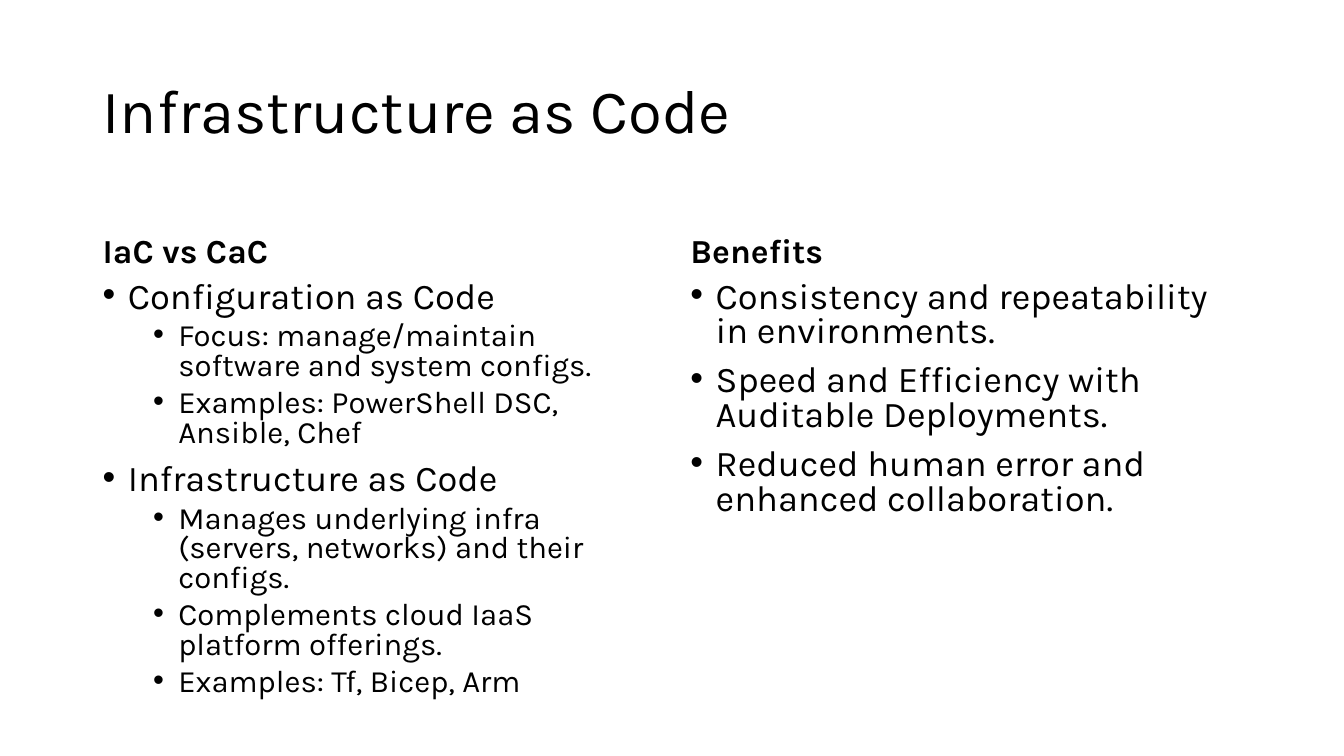
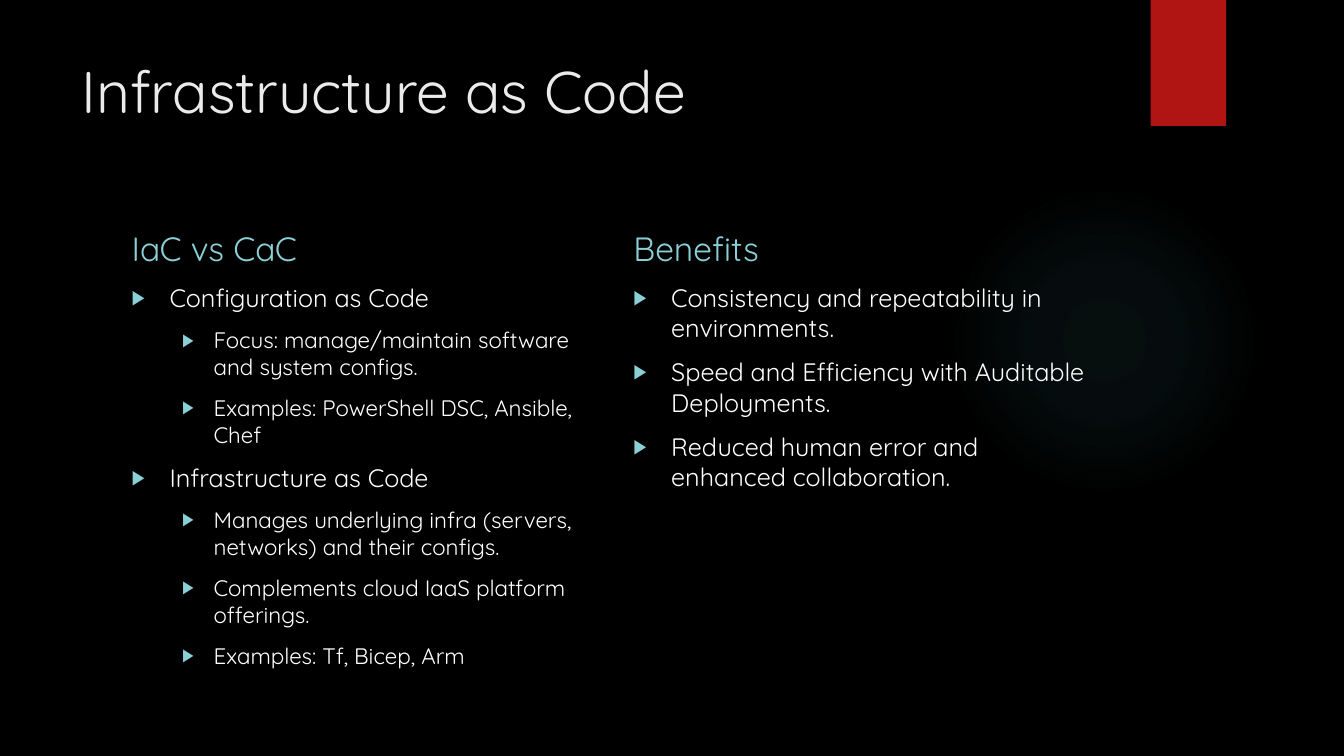
Before and after one commit to 2good4hisowngood/Terraform-tech-talk, a slide deck: slide 2 of Terraform Tech Talk.pptx. Drawn at 1344x756 pixels with LibreOffice and Linux fonts; fonts in the diff are those of the drawing; background and template pictures are left out. Boxes give left, top, right and bottom in pixels: in the first picture for what was removed or moved away, otherwise in the second. Text is boxed around its words. In the diff, an @@ line names an element or a change of style, - is before the commit and + after.

```diff
--- a/Terraform Tech Talk.pptx
+++ b/Terraform Tech Talk.pptx
@@ background #FFFFFF to picture (left out) @@
@@ rectangle added at bbox=[1150, 0, 1226, 126], fill #B01513 @@
@@ title "Infrastructure as Code": place and size @@
-title "Infrastructure as Code" at bbox=[103, 90, 730, 134]
+title "Infrastructure as Code" at bbox=[81, 69, 686, 114]
@@ title "Infrastructure as Code" at bbox=[81, 69, 686, 114]: size 44 to 42 pt, font Karla to Quicksand, text colour #000000 to #EBEBEB; line spacing 0.9 to 1; vertical alignment middle to top @@
@@ ellipse added at bbox=[949, 185, 1259, 495], fill gradient #50B9C1 @@
@@ text "IaC vs CaC": place and size @@
-text "IaC vs CaC" at bbox=[103, 240, 268, 264]
+text "IaC vs CaC" at bbox=[132, 237, 296, 262]
@@ text "IaC vs CaC" at bbox=[132, 237, 296, 262]: font Karla to Quicksand, text colour #000000 to #8AD0D6, bold off; line spacing 0.9 to 1 @@
@@ text "Benefits" at bbox=[633, 236, 759, 262]: font Karla to Quicksand, text colour #000000 to #8AD0D6, bold off; line spacing 0.9 to 1 @@
@@ text "Benefits": place and size @@
-text "Benefits" at bbox=[690, 239, 823, 264]
+text "Benefits" at bbox=[633, 236, 759, 262]
@@ text "Configuration as Code": place and size @@
-text "Configuration as Code" at bbox=[128, 284, 591, 699]
+text "Configuration as Code" at bbox=[170, 288, 572, 669]
@@ text "Configuration as Code" at bbox=[170, 288, 572, 669]: size 25.9 to 18 pt in "Configuration as Code", "Infrastructure as Code"; font Karla to Quicksand, text colour #000000 to #FFFFFF; size 22.2 to 16 pt in "Focus: manage/maintain software and system configs.", "Examples: PowerShell DSC, Ansible, Chef", "Manages underlying infra (servers, networks) and their ...", "Complements cloud IaaS platform offerings." and 1 more places; bullet • to ▶; line spacing 0.8 to 1; more space between paragraphs @@
@@ text "Consistency and repeatability in environments.": place and size @@
-text "Consistency and repeatability in environments." at bbox=[716, 284, 1208, 512]
+text "Consistency and repeatability in environments." at bbox=[671, 288, 1084, 487]
@@ text "Consistency and repeatability in environments." at bbox=[671, 288, 1084, 487]: size 25.9 to 18 pt, font Karla to Quicksand, text colour #000000 to #FFFFFF; bullet • to ▶; line spacing 0.8 to 1 @@
```
Also in this commit, not shown: 9 other slides changed.
